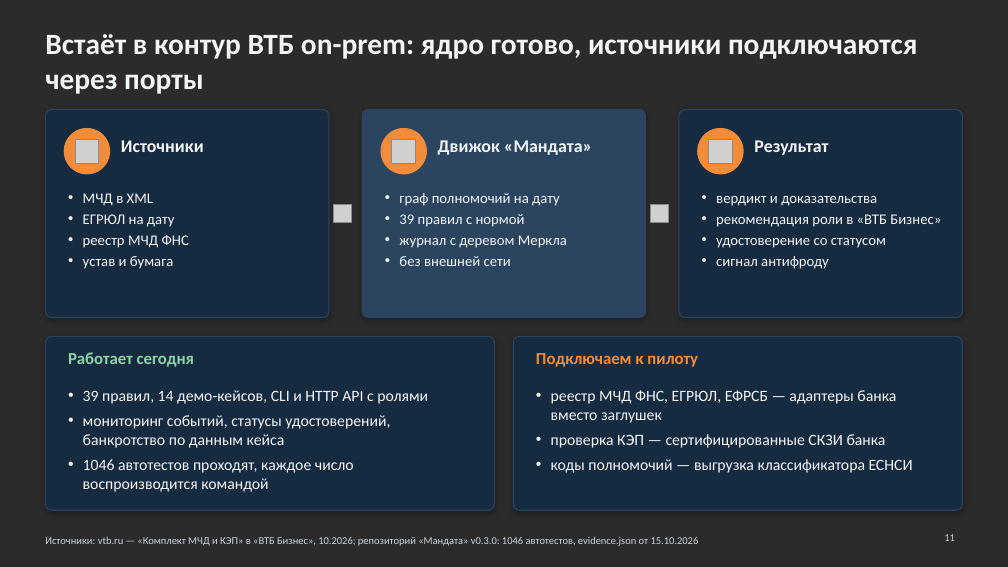
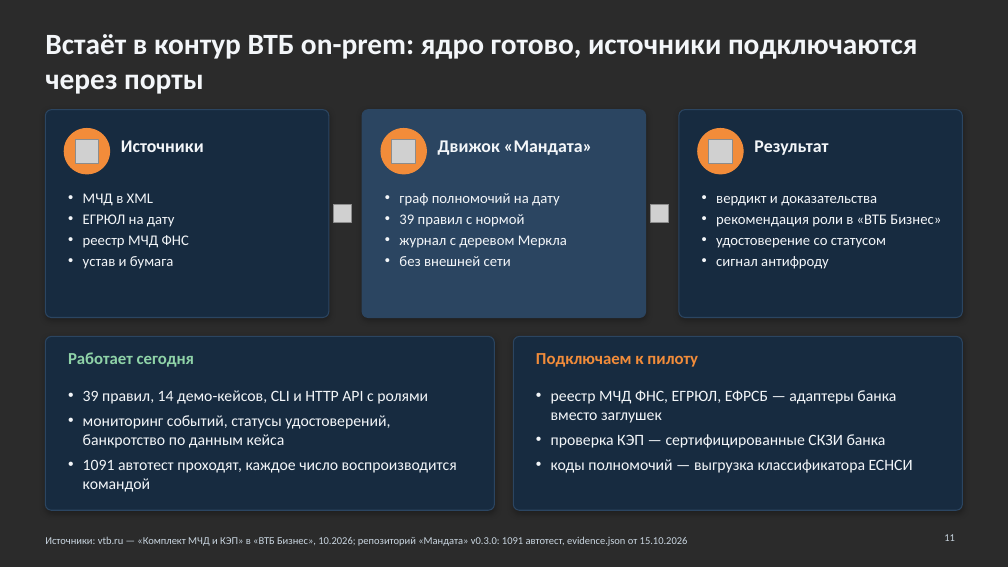
Before and after one commit to KonkovDV/Mandat, a slide deck: slide 11 of submission/slides/Mandat_VTB.pptx. Drawn at 1008x567 pixels with LibreOffice and Linux fonts; fonts in the diff are those of the drawing; grey boxes stand for pictures; background and template pictures are left out; a plain dark background stands for a picture behind light text. Boxes give left, top, right and bottom in pixels: in the first picture for what was removed or moved away, otherwise in the second. Text is boxed around its words. In the diff, an @@ line names an element or a change of style, - is before the commit and + after.

```diff
--- a/submission/slides/Mandat_VTB.pptx
+++ b/submission/slides/Mandat_VTB.pptx
@@ text at [83,459,457,492]: text changed @@
-• 1046 автотестов проходят, каждое число воспроизводится командой
+• 1091 автотест проходят, каждое число воспроизводится командой
@@ text at [45,536,688,546]: text changed @@
-Источники: vtb.ru — «Комплект МЧД и КЭП» в «ВТБ Бизнес», 10.2026; репозиторий «Мандата» v0.3.0: 1046 автотестов, evidence.json от 15.10.2026
+Источники: vtb.ru — «Комплект МЧД и КЭП» в «ВТБ Бизнес», 10.2026; репозиторий «Мандата» v0.3.0: 1091 автотест, evidence.json от 15.10.2026
```
Also in this commit, not shown: 2 other slides changed, 12 other files.
